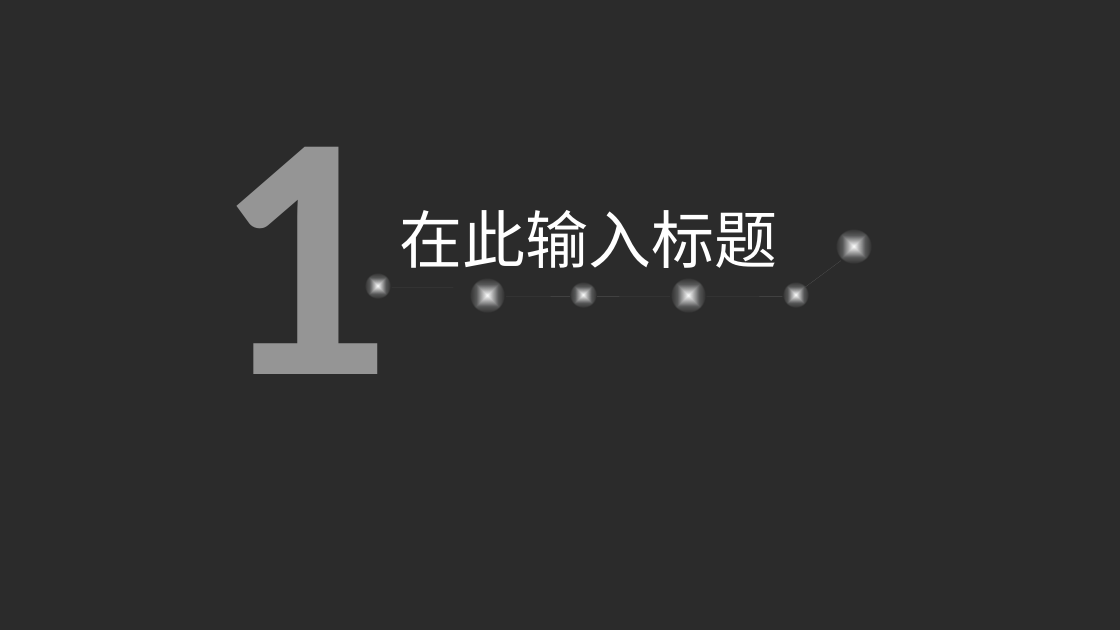
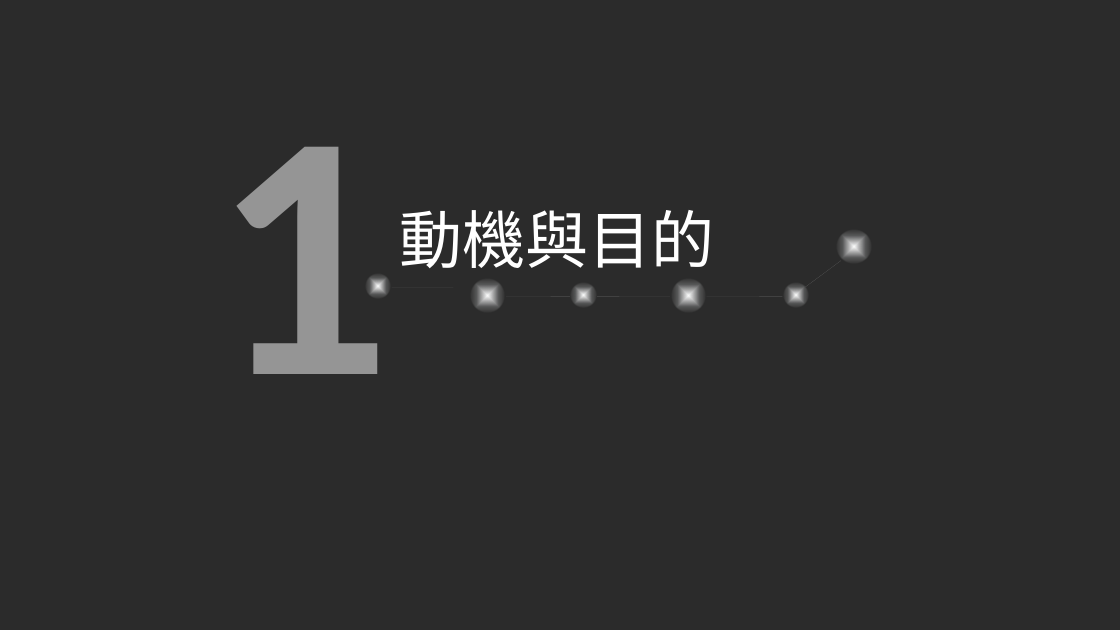
Before and after one commit to Sikako/hackthon, a slide deck: slide 3 of starline.pptx. Drawn at 1120x630 pixels with LibreOffice and Linux fonts; fonts in the diff are those of the drawing; background and template pictures are left out; a plain dark background stands for a picture behind light text. Boxes give left, top, right and bottom in pixels: in the first picture for what was removed or moved away, otherwise in the second. Text is boxed around its words. In the diff, an @@ line names an element or a change of style, - is before the commit and + after.

```diff
--- a/starline.pptx
+++ b/starline.pptx
@@ text at bbox=[400, 210, 715, 268]: text changed @@
-在此输入标题
+動機與目的
```
Also in this commit, not shown: 2 other slides changed, 5 other files.
